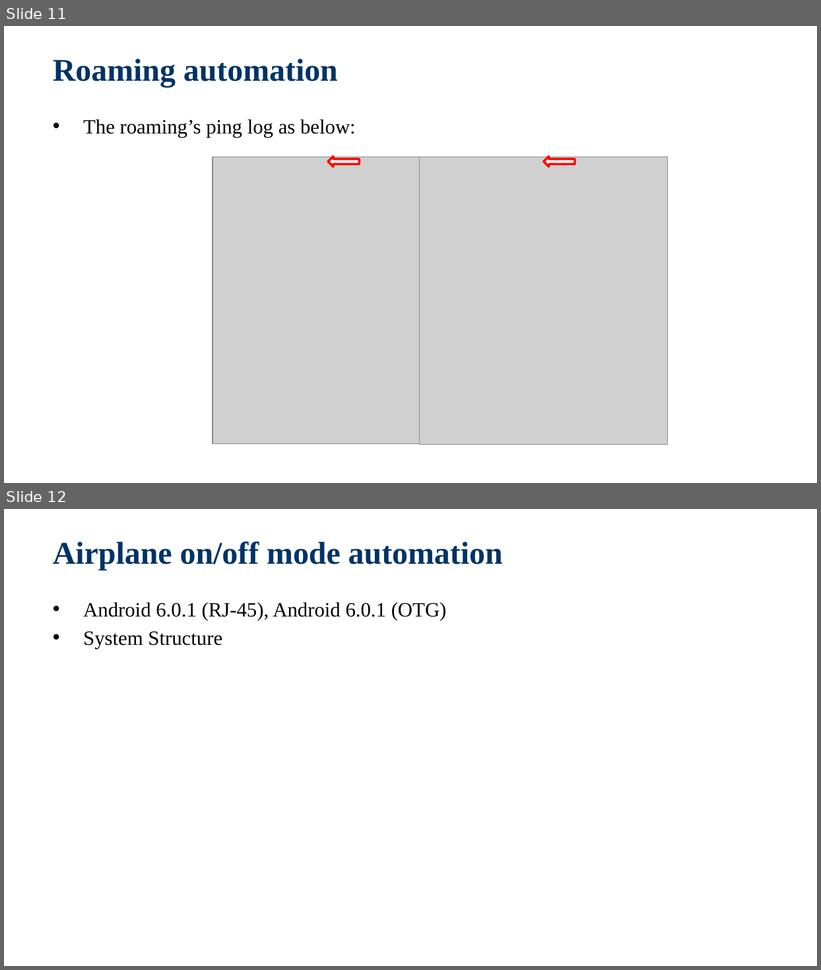
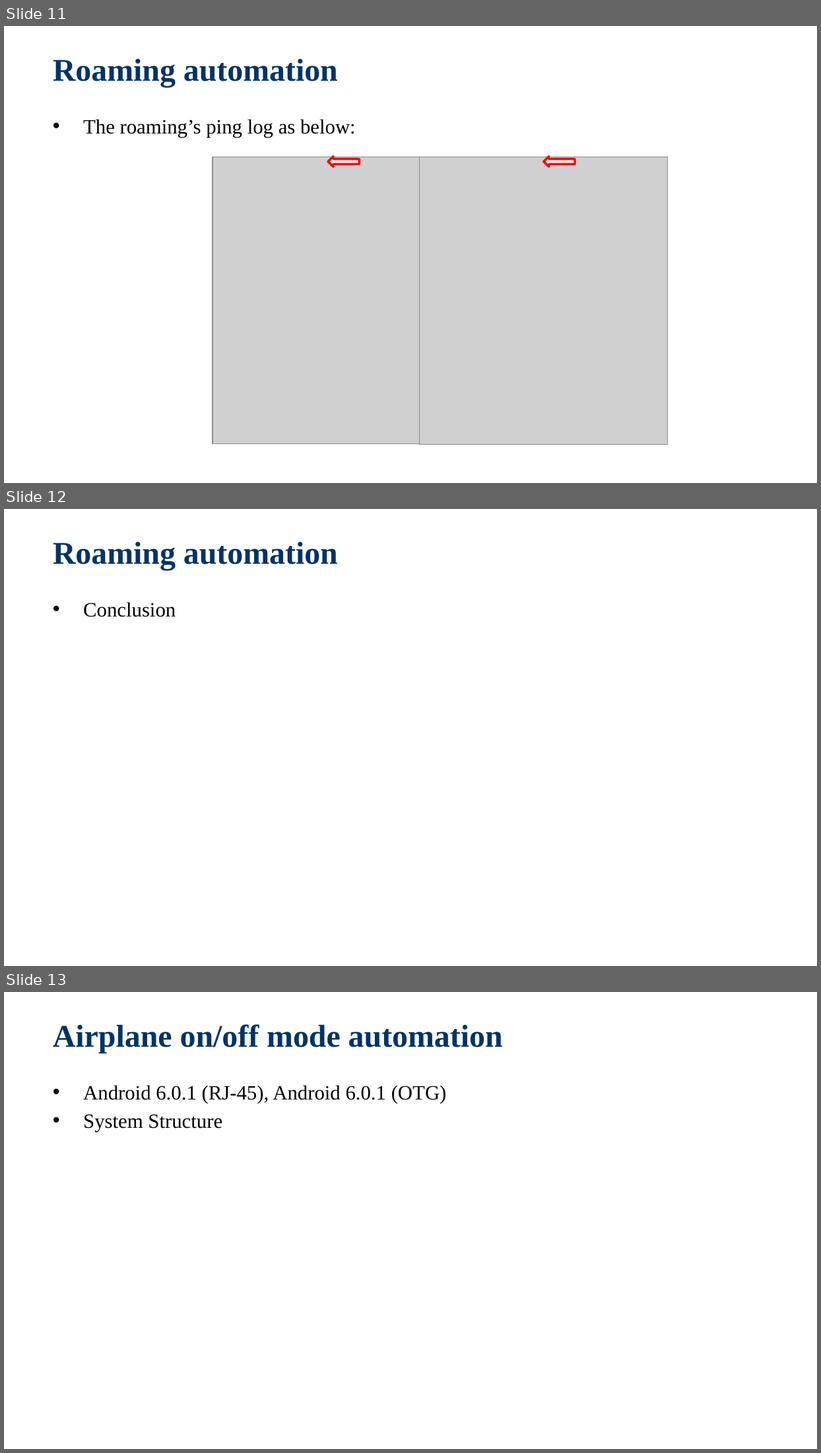
Before and after one commit to jackiejay888/automation, a slide deck: kpi/Test Automation_Demo.pptx. Shown one above the other, each under a label of ours: slides 11 and 12 before the commit, slides 11, 12 and 13 after it. The pictures are 821x970 and 821x1453 pixels, drawn with LibreOffice and Linux fonts; fonts in the diff are those of the drawing; grey boxes stand for pictures; background and template pictures are left out. Boxes give left, top, right and bottom in pixels: in the first picture for what was removed or moved away, otherwise in the second. Text is boxed around its words. In the diff, an @@ line names an element or a change of style, - is before the commit and + after.

```diff
--- a/kpi/Test Automation_Demo.pptx
+++ b/kpi/Test Automation_Demo.pptx
@@ slide 12 added at bbox=[4, 509, 817, 966], background picture (left out) @@
@@ title added at bbox=[53, 541, 338, 570], 28 pt, text #003366, bold @@
+Roaming automation
@@ text added at bbox=[83, 602, 176, 617], 18 pt, text #000000 @@
+• Conclusion
@@ what was slide 12 is now slide 13 @@
```
Also in this commit, not shown: 3 slides changed, 7 other slides added, 2 other files.
